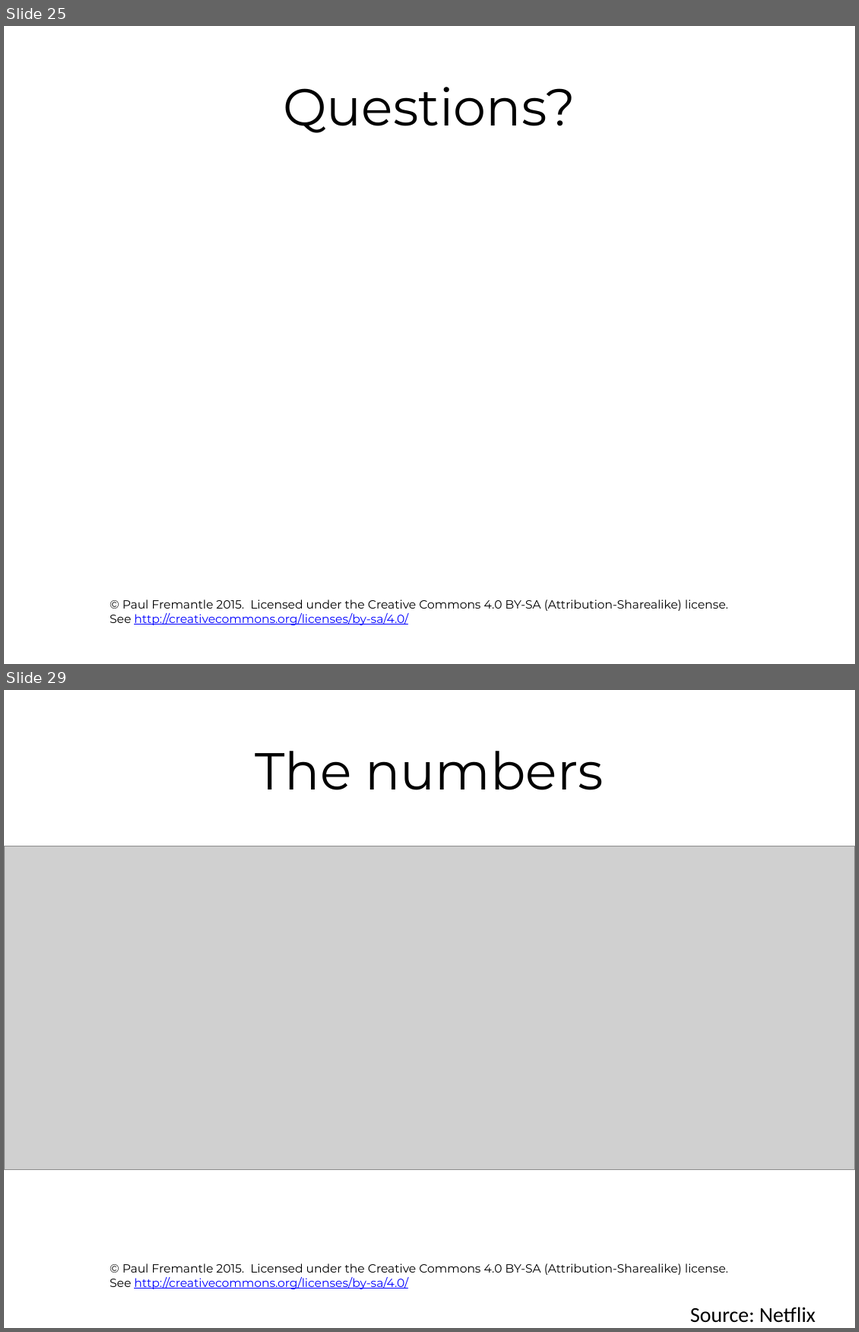
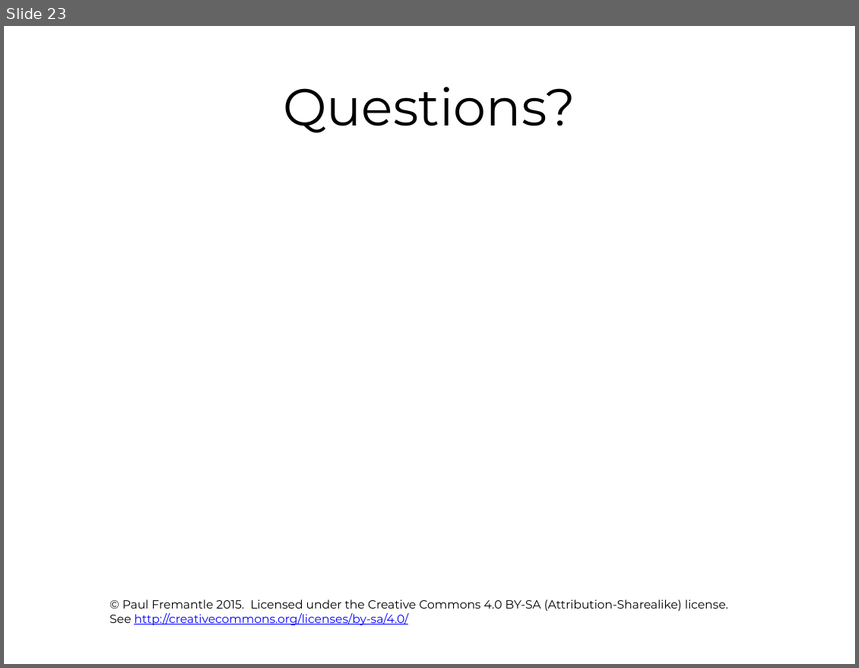
Before and after one commit to pzfreo/ox-clo, a slide deck: pres-source/08-NoSQL-databases.pptx. Shown one above the other, each under a label of ours: slides 25 and 29 before the commit, slide 23 after it; the slides between them are not shown. The pictures are 859x1332 and 859x668 pixels, drawn with LibreOffice and Linux fonts; fonts in the diff are those of the drawing; grey boxes stand for pictures; background and template pictures are left out. Boxes give left, top, right and bottom in pixels: in the first picture for what was removed or moved away, otherwise in the second. Text is boxed around its words. In the diff, an @@ line names an element or a change of style, - is before the commit and + after.

```diff
--- a/pres-source/08-NoSQL-databases.pptx
+++ b/pres-source/08-NoSQL-databases.pptx
@@ slide 29 removed at (4, 690, 855, 1328), background #FFFFFF; not listed: 1 template element that a slide beside it also shows @@
@@ title removed at (256, 751, 604, 790) @@
-The numbers
@@ picture removed at (4, 846, 855, 1170) @@
@@ text removed at (690, 1307, 816, 1323) @@
-Source: Netflix
@@ what was slide 25 is now slide 23 @@
```
Also in this commit, not shown: 9 other slides removed, 22 other files.
